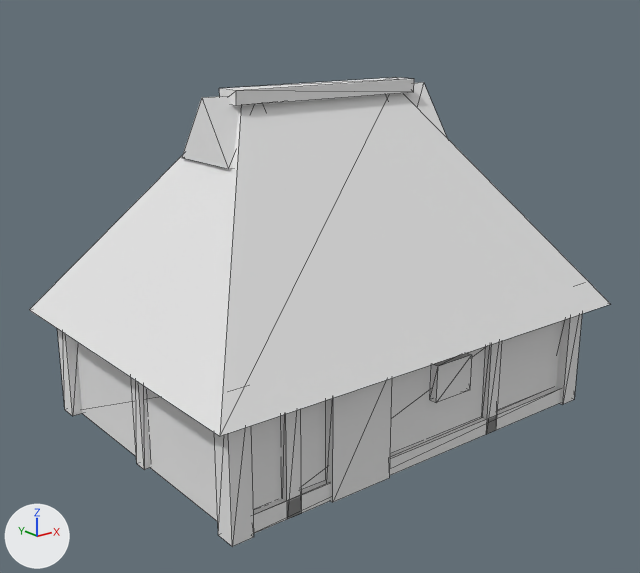
The glTF model assets/models/cottage-02.glb as it was, and as the next commit left it.
Both versions are drawn from a 50 mm lens placed at (-9.08, -11.27, 6.72), pointed at (-0.23, -0.2, 2.29). The lights are fixed; the arrows at lower left show +X, +Y and +Z. The picture after the commit comes second. Mesh edges are drawn as thin lines. Vertices at exactly the same position are counted once.

The scene before the commit, as lines of its bpy script (objects in view):
```python
me_cottage_02 = bpy.data.meshes.new('cottage-02')
me_cottage_02.from_pydata(...)  # 205 vertices, 268 faces; spans x -4.0..4.0, y -3.0..3.0, z 0.0..5.59
me_cottage_02.materials.append(mat_palette)  # its picture is missing
ob_cottage_02 = bpy.data.objects.new('cottage-02', me_cottage_02)
ob_cottage_02.location = (0.0, 0.0, 0.0)
```
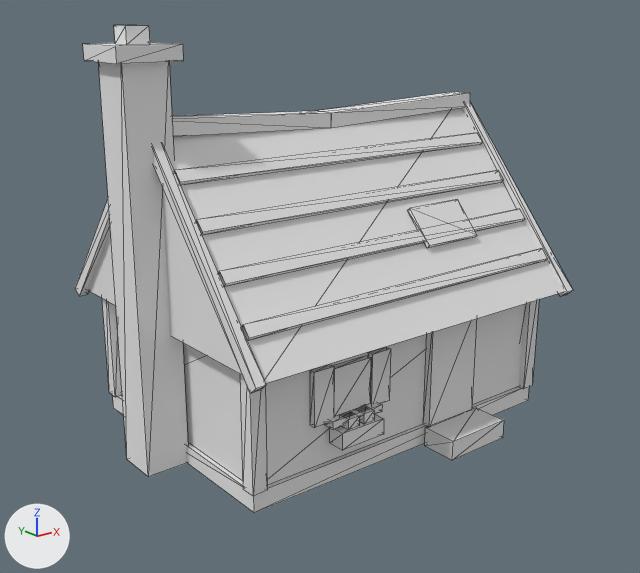
Where the change shows, as pixel boxes (x1, y1, x2, y2) in the pictures (640 x 573 px; the box of a moved part takes in the faces that stretch with it):
'cottage-02', reshaped (14% narrower)
    before: (30, 77, 610, 546)
    after: (75, 25, 573, 513)
'accent', added
    after: (310, 319, 477, 450)
part 1 of me_cottage_02, moved or reshaped
    before: (76, 321, 562, 521)
    after: (113, 387, 529, 513)
part 2 of me_cottage_02, moved or reshaped (not visible before)
    after: (115, 304, 524, 485)
part 3 of me_cottage_02, moved or reshaped (not visible before)
    after: (102, 298, 122, 397)
part 4 of me_cottage_02, moved or reshaped
    before: (282, 409, 301, 519)
    after: (240, 374, 267, 496)
part 5 of me_cottage_02, moved or reshaped
    before: (556, 314, 582, 405)
    after: (518, 300, 539, 389)
part 6 of me_cottage_02, moved or reshaped
    before: (253, 387, 561, 533)
    after: (425, 408, 504, 460)
part 7 of me_cottage_02, added
    after: (334, 356, 371, 417)
part 8 of me_cottage_02, added
    after: (324, 402, 382, 430)
part 9 of me_cottage_02, moved or reshaped
    before: (326, 378, 392, 502)
    after: (343, 413, 359, 430)
part 10 of me_cottage_02, moved or reshaped
    before: (214, 426, 254, 546)
    after: (357, 406, 374, 424)
part 11 of me_cottage_02, moved or reshaped
    before: (131, 378, 150, 470)
    after: (98, 62, 188, 477)
part 12 of me_cottage_02, added
    after: (83, 42, 183, 64)
part 13 of me_cottage_02, moved or reshaped
    before: (57, 329, 82, 416)
    after: (114, 25, 150, 45)
part 14 of me_cottage_02, rebuilt (18% narrower, 20% shorter)
    before: (30, 93, 610, 436)
    after: (88, 108, 564, 383)
part 15 of me_cottage_02, deleted (mostly hidden)
    before: (182, 77, 502, 434)
part 16 of me_cottage_02, added
    after: (75, 92, 573, 393)
part 17 of me_cottage_02, added
    after: (407, 199, 477, 248)

Patch to the scene script:
```diff
--- a/assets/models/cottage-02.glb.py
+++ b/assets/models/cottage-02.glb.py
@@ me_cottage_02 @@
-me_cottage_02.from_pydata(...)  # 205 vertices, 268 faces; spans x -4.0..4.0, y -3.0..3.0, z 0.0..5.59
+me_cottage_02.from_pydata(...)  # 262 vertices, 336 faces; spans x -3.79..3.27, y -2.85..2.72, z 0.0..6.51
+# me_cottage_02 part 1: the loose piece of 8 vertices spanning x -3.5..3.5, y -2.5..2.5, z 0.0..2.2 is scaled about the mesh origin by (0.851, 0.872, 0.136)
+# me_cottage_02 part 2: the loose piece of 8 vertices spanning x -3.5..3.5, y 2.48..2.6, z 0.0..0.28 is scaled about its middle by (0.829, 35, 8.21), then moved by (0.0, -2.54, 1.31)
+# me_cottage_02 part 3: the loose piece of 8 vertices spanning x -2.72..-2.48, y 2.48..2.6, z 0.0..2.2 is scaled about its middle by (1, 2, 1.05), then moved by (-0.3, -0.44, 0.35)
+# me_cottage_02 part 4: the loose piece of 8 vertices spanning x -2.72..-2.48, y -2.6..-2.48, z 0.0..2.2 is scaled about its middle by (1, 2, 1.05), then moved by (-0.3, 0.44, 0.35)
+# me_cottage_02 part 5: the loose piece of 8 vertices spanning x 3.33..3.67, y -2.67..-2.33, z 0.0..2.2 is scaled about its middle by (0.706, 0.706, 1.05), then moved by (-0.6, 0.4, 0.35)
+# me_cottage_02 part 6: the loose piece of 8 vertices spanning x -3.5..3.5, y -2.6..-2.48, z 0.0..0.28 is scaled about its middle by (0.171, 5, 1.14), then moved by (0.9, -0.01, 0.02)
+# me_cottage_02 part 7: a new loose piece, a box spanning x -1.55..-0.85, y -2.19..-2.09, z 1.05..1.8, in mat_palette (its picture is missing)
+# me_cottage_02 part 8: a new loose piece, a box spanning x -1.67..-0.73, y -2.32..-2.12, z 0.93..1.05, in mat_palette (its picture is missing)
+# me_cottage_02 part 9: the loose piece of 8 vertices spanning x -1.95..-0.85, y -2.65..-2.49, z 0.0..1.8 is scaled about its middle by (0.182, 1.25, 0.0889), then moved by (0.05, 0.27, 0.07)
+# me_cottage_02 part 10: the loose piece of 8 vertices spanning x -3.67..-3.33, y -2.67..-2.33, z 0.0..2.2 is scaled about its middle by (0.588, 0.588, 0.0727), then moved by (2.45, 0.2, -0.13)
+# me_cottage_02 part 11: the loose piece of 8 vertices spanning x -3.6..-3.48, y -0.12..0.12, z 0.0..2.2 is scaled about its middle by (5.83, 2.92, 2.8), then moved by (0.24, 0.0, 1.98)
+# me_cottage_02 part 12: a new loose piece, a box spanning x -3.79..-2.81, y -0.49..0.49, z 6.05..6.27, in mat_palette (its picture is missing)
+# me_cottage_02 part 13: the loose piece of 8 vertices spanning x -3.67..-3.33, y 2.33..2.67, z 0.0..2.2 is scaled about its middle by (1, 1, 0.109), then moved by (0.2, -2.5, 5.29)
+# me_cottage_02 part 14: the loose piece of 6 vertices spanning x -4.0..4.0, y -3.0..3.0, z 1.83..5.5 is rebuilt with 6 vertices and now spans x -3.15..3.15, y -2.65..2.65, z 2.15..5.15
+# me_cottage_02 part 15: 14 loose pieces with 111 vertices, spanning x -2.25..3.69, y -2.68..3.0, z 0.0..5.59, are deleted
+# me_cottage_02 part 16: 112 vertices added at x -3.27..3.27, y -2.72..2.72, z 2.04..5.27
+# me_cottage_02 part 17: 8 vertices added at x 0.65..1.75, y -1.85..-1.33, z 3.14..3.71
+# other edits to the shape of me_cottage_02 do not show in these pictures
 me_cottage_02.materials.append(mat_palette)
@@ ob_accent @@
+ob_accent = bpy.data.objects.new('accent', me_accent)  # a box spanning x 0.4..1.4, y -2.24..-2.1, z 0.3..2.2; a box spanning x -1.93..-1.57, y -2.21..-2.11, z 1.0..1.85; a box spanning x -0.83..-0.47, y -2.21..-2.11, z 1.0..1.85; a box spanning x -1.6..-0.8, y -2.45..-2.15, z 0.63..0.89; a box spanning x 0.17..0.53, y 2.11..2.21, z 1.0..1.85; a box spanning x 1.27..1.63, y 2.11..2.21, z 1.0..1.85; in mat_palette (its picture is missing)
+ob_accent.location = (0.0, 0.0, 0.0)
```
